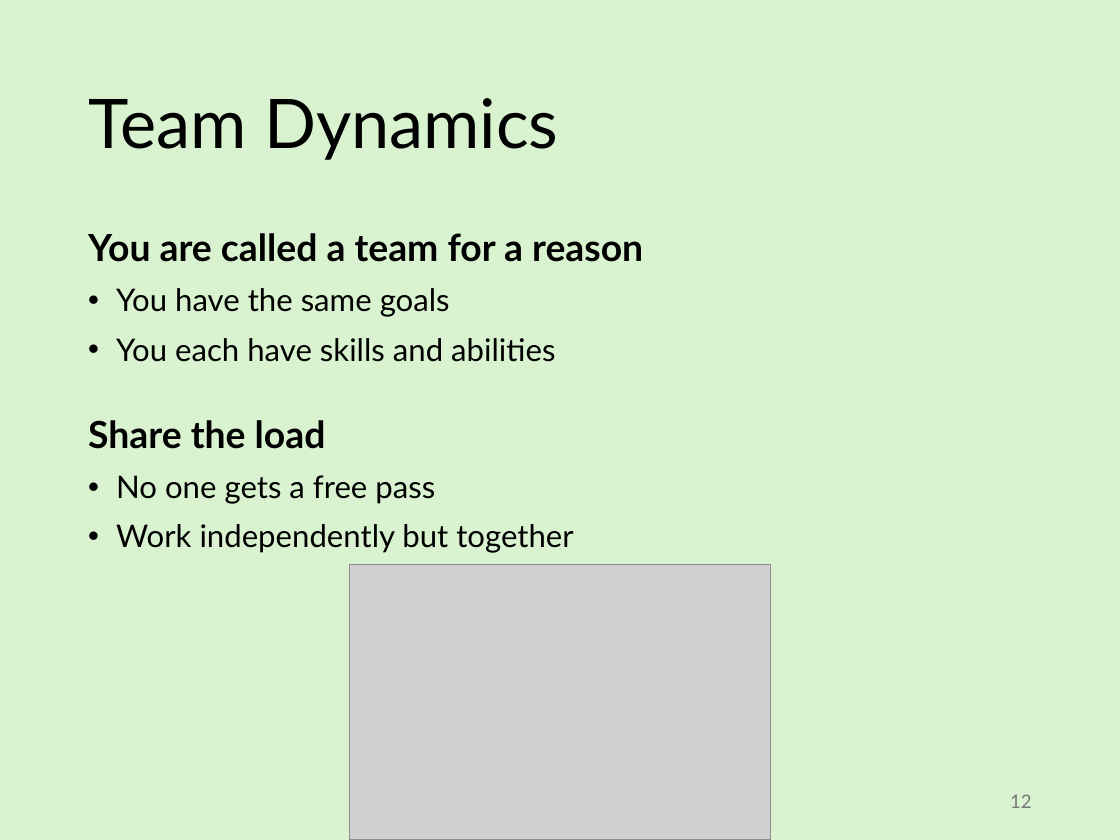
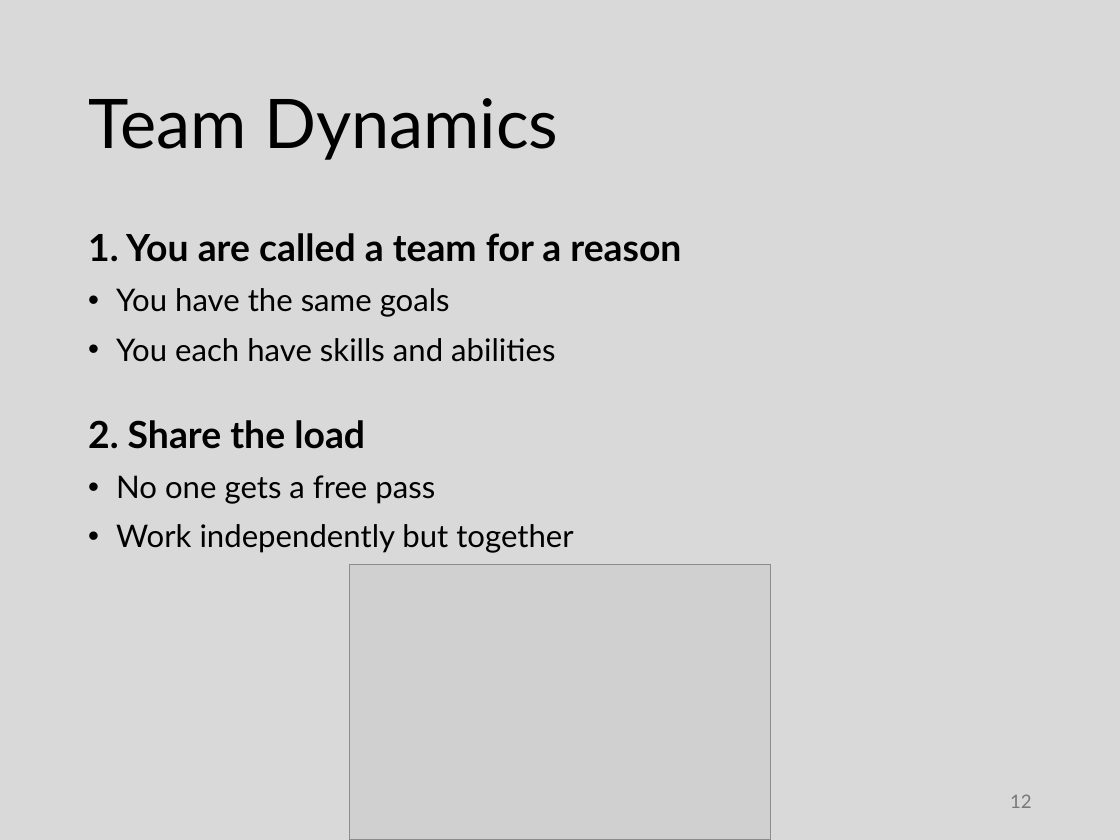
Before and after one commit to abuabara/abuabara.github.io, a slide deck: slide 12 of DAEN460S26/week3.pptx. Drawn at 1120x840 pixels with LibreOffice and Linux fonts; fonts in the diff are those of the drawing; grey boxes stand for pictures. Boxes give left, top, right and bottom in pixels: in the first picture for what was removed or moved away, otherwise in the second. Text is boxed around its words. In the diff, an @@ line names an element or a change of style, - is before the commit and + after.

```diff
--- a/DAEN460S26/week3.pptx
+++ b/DAEN460S26/week3.pptx
@@ background #D9F2D0 to #D9D9D9 @@
@@ text at (88, 233, 681, 262): text changed @@
-You are called a team for a reason
+1. You are called a team for a reason
@@ text at (88, 420, 365, 449): text changed @@
-Share the load
+2. Share the load
```
Also in this commit, not shown: 8 other slides changed, 1 slide added, 2 other files.
